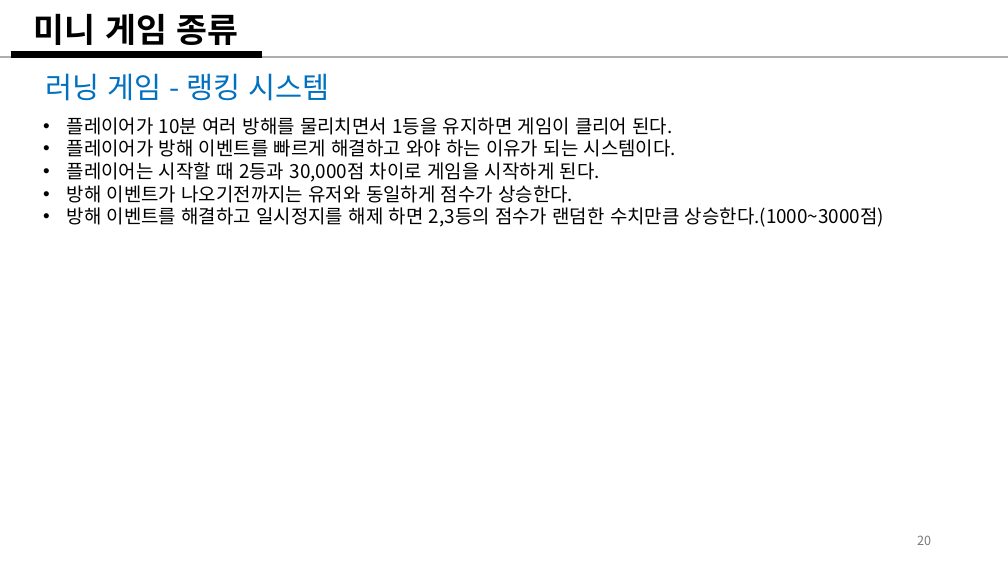
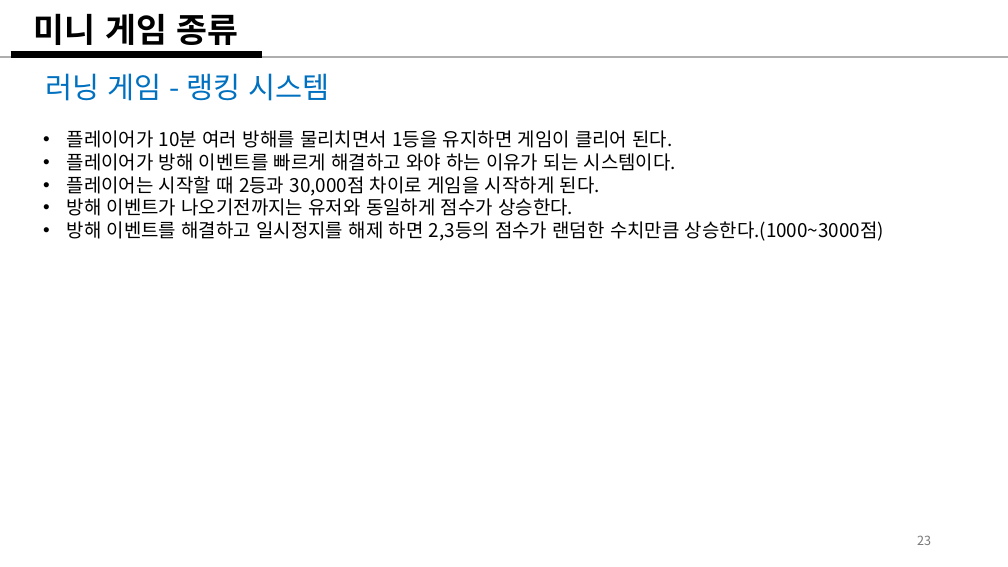
Before and after one commit to weariness00/Mandle_10Minute_Game, a slide deck: slide 23 of document/Please Leave me alone!.pptx (slide 20 before the commit). Drawn at 1008x567 pixels with LibreOffice and Linux fonts; fonts in the diff are those of the drawing. Boxes give left, top, right and bottom in pixels: in the first picture for what was removed or moved away, otherwise in the second. Text is boxed around its words. In the diff, an @@ line names an element or a change of style, - is before the commit and + after.

```diff
--- a/document/Please Leave me alone!.pptx
+++ b/document/Please Leave me alone!.pptx
@@ text "플레이어가 10분 여러 방해를 물리치면서 ...": place and size @@
-text "플레이어가 10분 여러 방해를 물리치면서 ..." at <box>67,117,884,227</box>
+text "플레이어가 10분 여러 방해를 물리치면서 ..." at <box>67,130,884,241</box>
@@ page number at <box>917,535,931,545</box>: text changed @@
-20
+23
```
Also in this commit, not shown: 3 other slides changed, 4 slides added.
